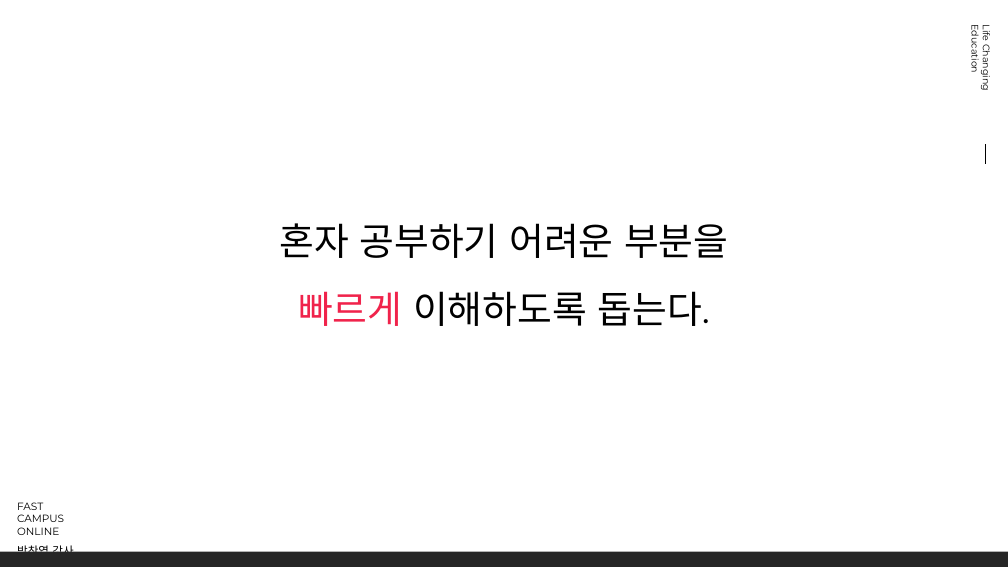
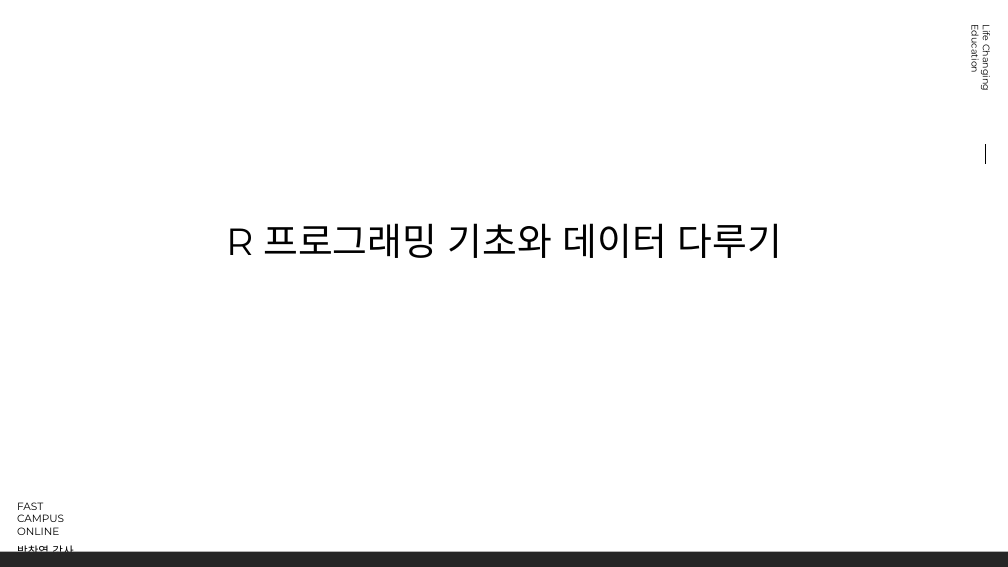
Before and after one commit to mrchypark/fcf-R-basic, a slide deck: slide 4 of slide/chapter00_01.pptx (slide 5 before the commit). Drawn at 1008x567 pixels with LibreOffice and Linux fonts; fonts in the diff are those of the drawing; background and template pictures are left out. Boxes give left, top, right and bottom in pixels: in the first picture for what was removed or moved away, otherwise in the second. Text is boxed around its words. In the diff, an @@ line names an element or a change of style, - is before the commit and + after.

```diff
--- a/slide/chapter00_01.pptx
+++ b/slide/chapter00_01.pptx
@@ text at (x1=226, y1=223, x2=782, y2=258): text changed @@
-혼자 공부하기 어려운 부분을
-빠르게 이해하도록 돕는다.
+R 프로그래밍 기초와 데이터 다루기
```
Also in this commit, not shown: 2 other slides changed, 1 slide added, 3 slides removed, 5 other files.
